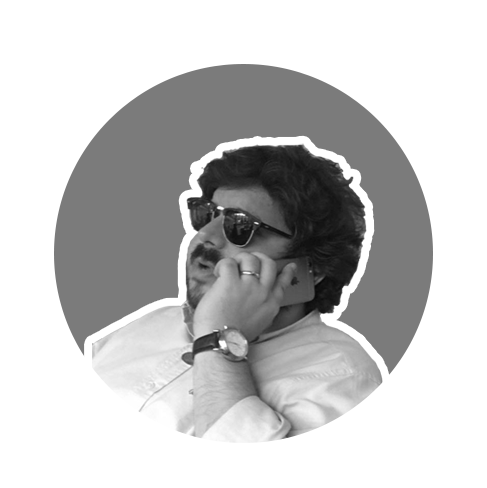
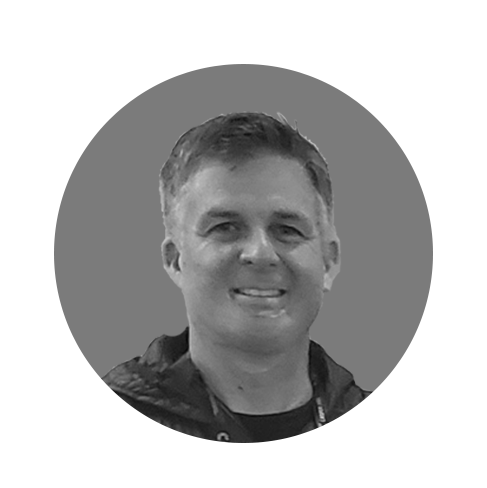
Layers edited between the first and the second (487, 488) image:
hid "Layer 2" over (92, 143, 390, 443)
showed "Layer 0" over (84, 111, 390, 443)
